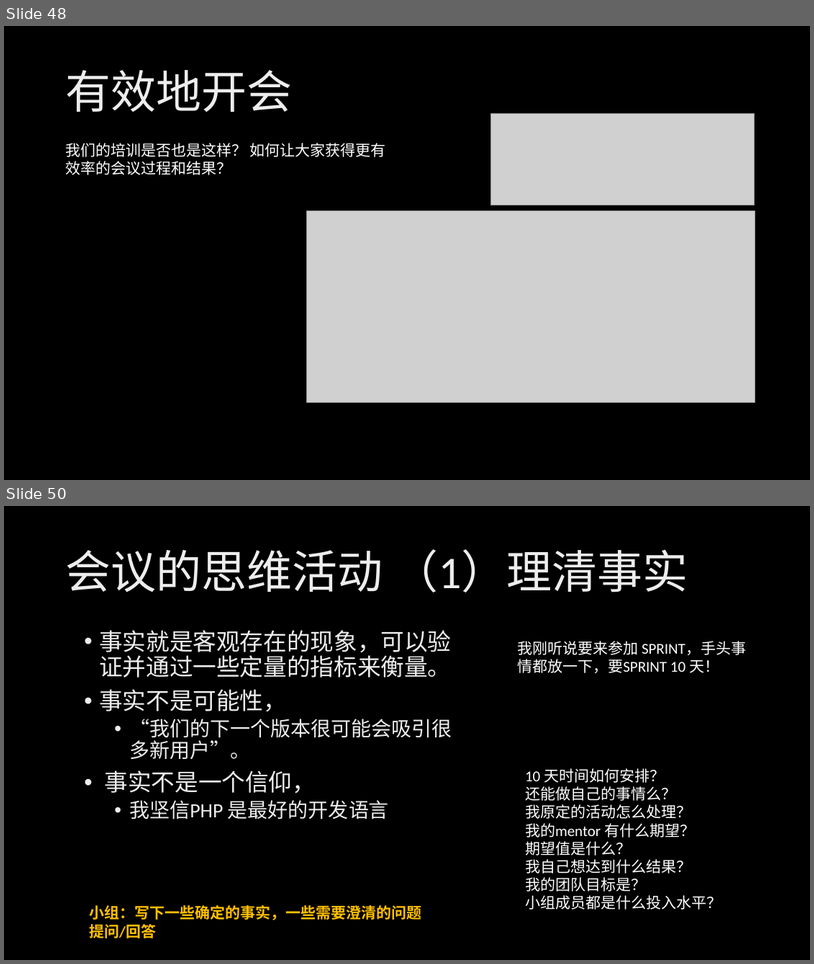
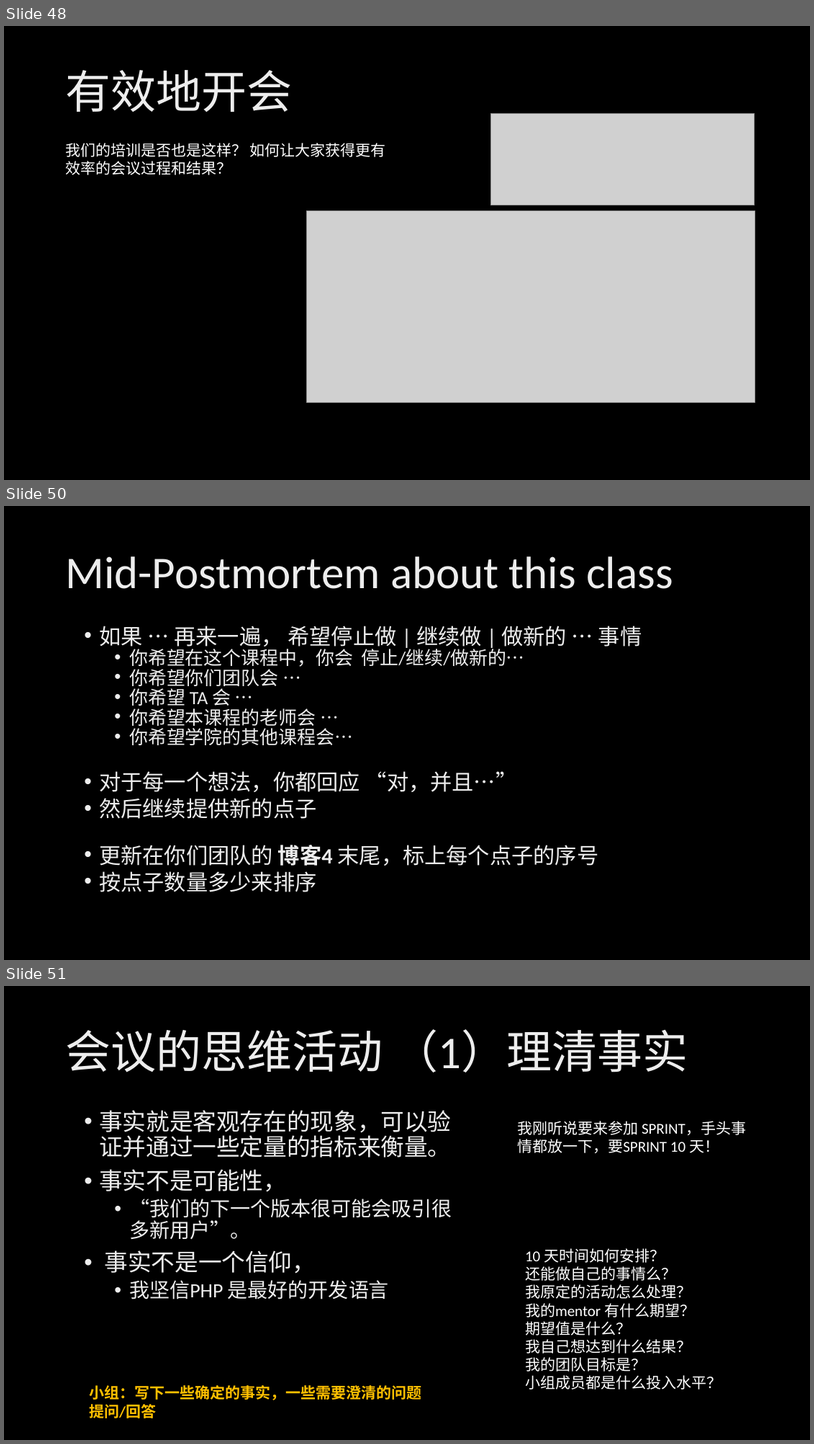
Before and after one commit to xinase/ASE, a slide deck: chapter9/ASE_9_program_manager.pptx. Shown one above the other, each under a label of ours: slides 48 and 50 before the commit, slides 48, 50 and 51 after it; the slides between them are not shown. The pictures are 814x964 and 814x1444 pixels, drawn with LibreOffice and Linux fonts; fonts in the diff are those of the drawing; grey boxes stand for pictures; background and template pictures are left out. Boxes give left, top, right and bottom in pixels: in the first picture for what was removed or moved away, otherwise in the second. Text is boxed around its words. In the diff, an @@ line names an element or a change of style, - is before the commit and + after.

```diff
--- a/chapter9/ASE_9_program_manager.pptx
+++ b/chapter9/ASE_9_program_manager.pptx
@@ slide 50 added at bbox=[4, 506, 810, 960], background picture (left out) @@
@@ title added at bbox=[65, 556, 673, 589], 54 pt, text gradient #BFBFBF to #EDEDED to #FFFFFF @@
+Mid-Postmortem about this class
@@ text added at bbox=[99, 626, 642, 892], 25.9 pt, text gradient #BFBFBF to #EDEDED to #FFFFFF @@
+• 如果 … 再来一遍， 希望停止做 | 继续做 | 做新的 … 事情
+  • 你希望在这个课程中，你会 停止/继续/做新的…
+  • 你希望你们团队会 …
+  • 你希望 TA 会 …
+  • 你希望本课程的老师会 …
+  • 你希望学院的其他课程会…
+• 对于每一个想法，你都回应 “对，并且…”
+• 然后继续提供新的点子
+• 更新在你们团队的 博客4 末尾，标上每个点子的序号
+• 按点子数量多少来排序
@@ what was slide 50 is now slide 51 @@
```
Also in this commit, not shown: 3 slides changed.
